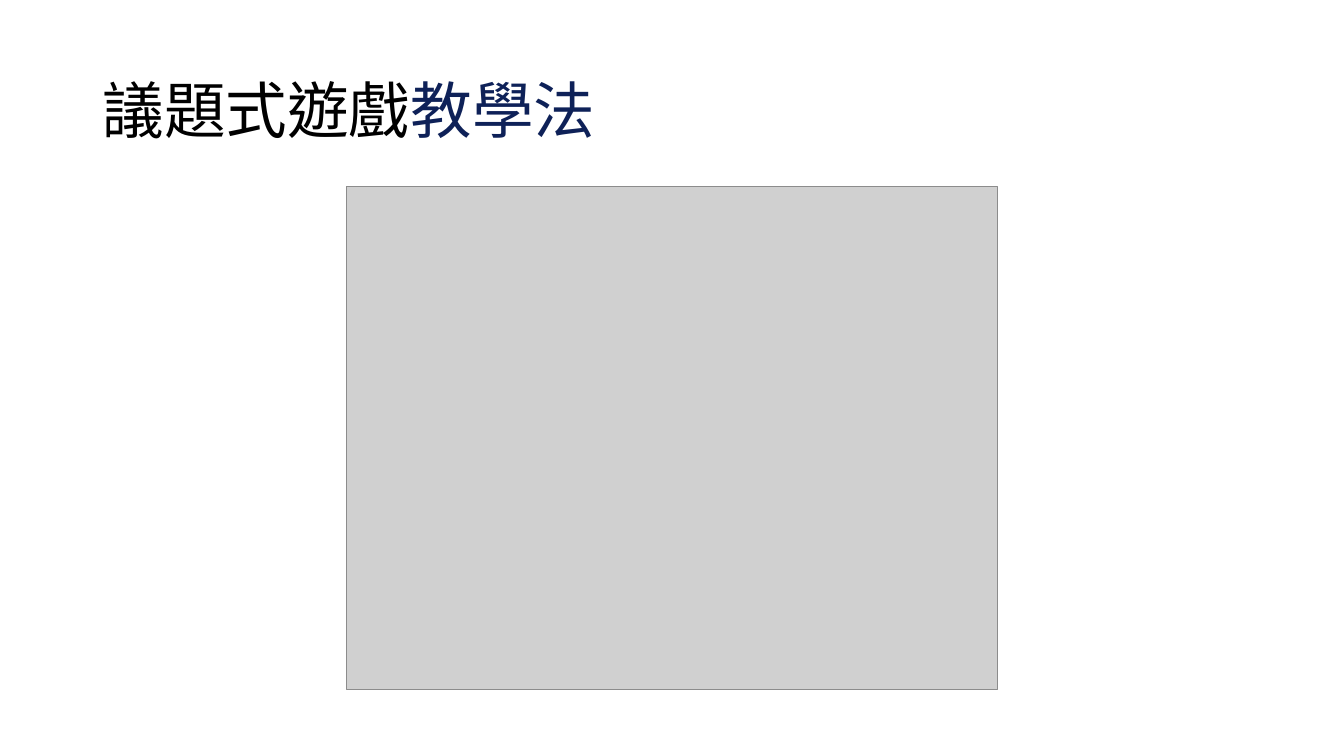
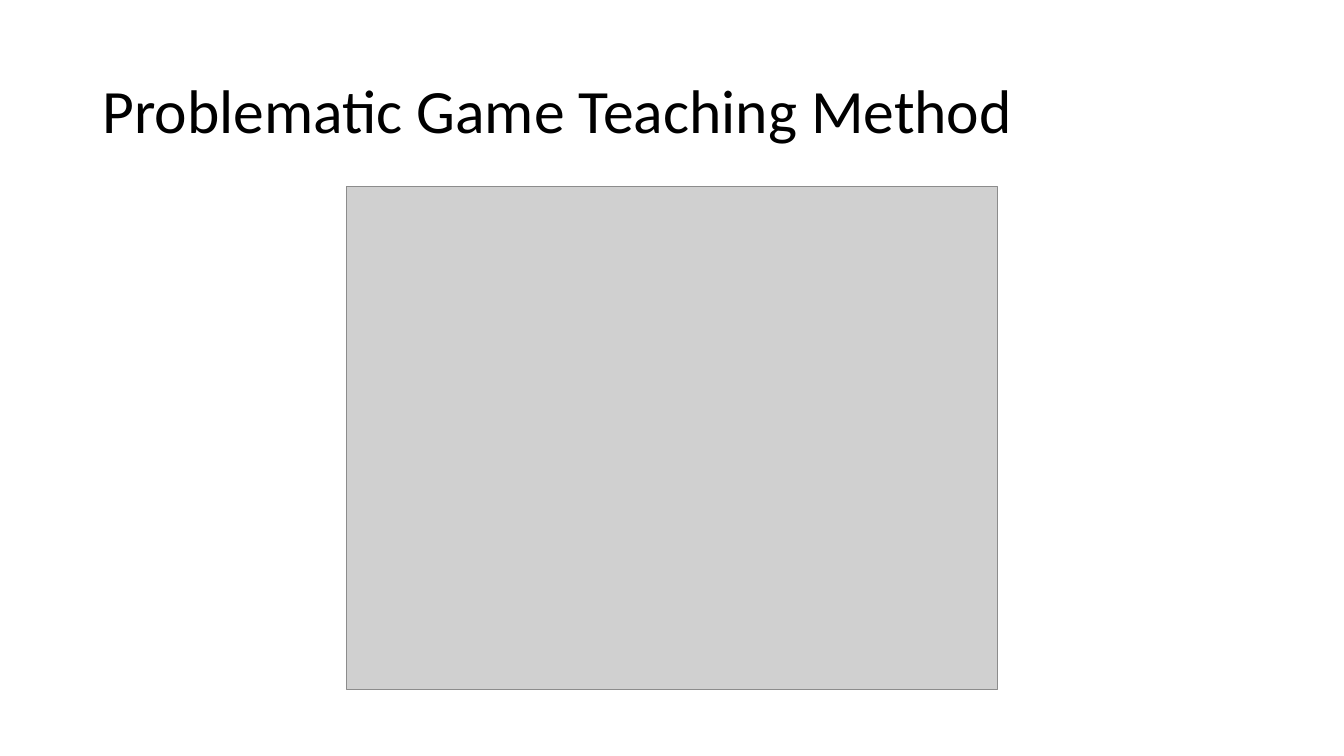
Before and after one commit to Yangbenson/Slide-assistant, a slide deck: slide 2 of PP_samples/sample.pptx. Drawn at 1344x756 pixels with LibreOffice and Linux fonts; fonts in the diff are those of the drawing; grey boxes stand for pictures. Boxes give left, top, right and bottom in pixels: in the first picture for what was removed or moved away, otherwise in the second. Text is boxed around its words. In the diff, an @@ line names an element or a change of style, - is before the commit and + after.

```diff
--- a/PP_samples/sample.pptx
+++ b/PP_samples/sample.pptx
@@ title at <box>102,90,1012,144</box>: text changed @@
-議題式遊戲教學法
+Problematic Game Teaching Method
```
Also in this commit, not shown: 6 other slides changed, 5 slides added, 5 slides removed, 9 other files.
